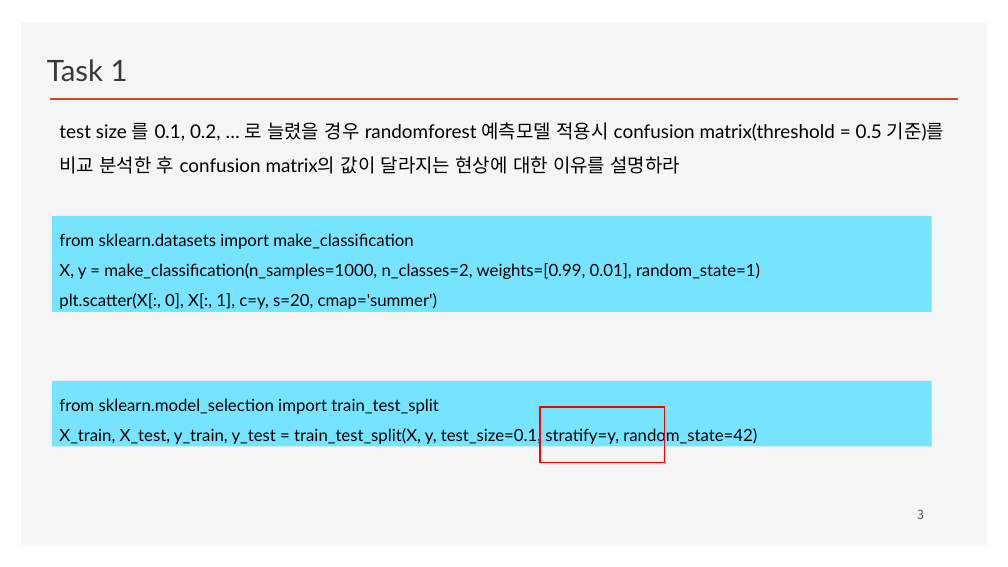
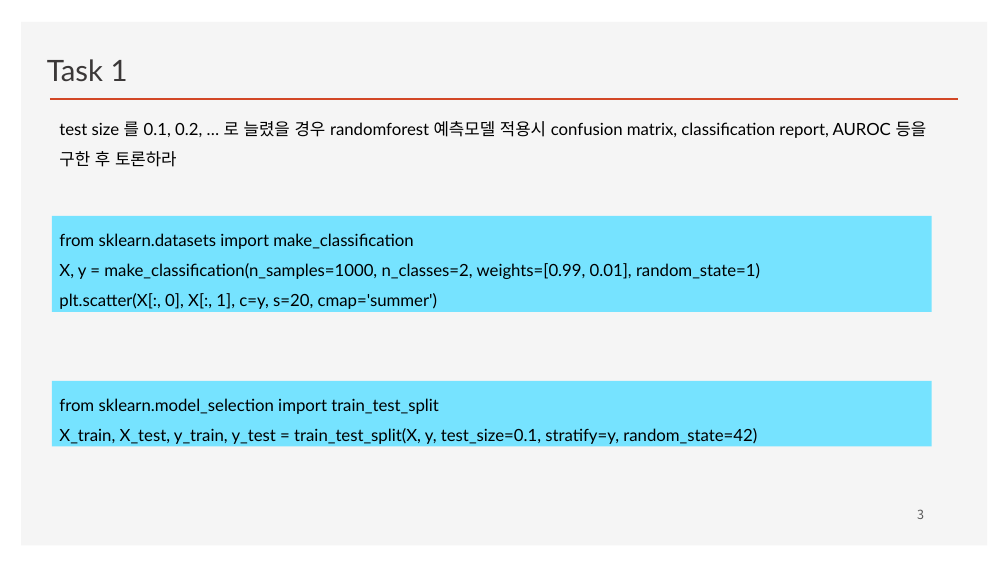
Before and after one commit to ancestor9/2026_Fall_Machine-Learning, a slide deck: slide 3 of 02_Imbalanced data.pptx. Drawn at 1008x567 pixels with LibreOffice and Linux fonts; fonts in the diff are those of the drawing; background and template pictures are left out. Boxes give left, top, right and bottom in pixels: in the first picture for what was removed or moved away, otherwise in the second. Text is boxed around its words. In the diff, an @@ line names an element or a change of style, - is before the commit and + after.

```diff
--- a/02_Imbalanced data.pptx
+++ b/02_Imbalanced data.pptx
@@ text at [59, 121, 927, 167]: text changed; size 18 to 16 pt @@
-test size 를 0.1, 0.2, … 로 늘렸을 경우 randomforest 예측모델 적용시 confusion matrix(threshold = 0.5 기준)를 비교 분석한 후 confusion matrix의 값이 달라지는 현상에 대한 이유를 설명하라
+test size 를 0.1, 0.2, … 로 늘렸을 경우 randomforest 예측모델 적용시 confusion matrix, classification report, AUROC 등을 구한 후 토론하라
@@ rectangle removed at [541, 408, 665, 463] @@
```
Also in this commit, not shown: 1 other slide changed, 3 slides added.
